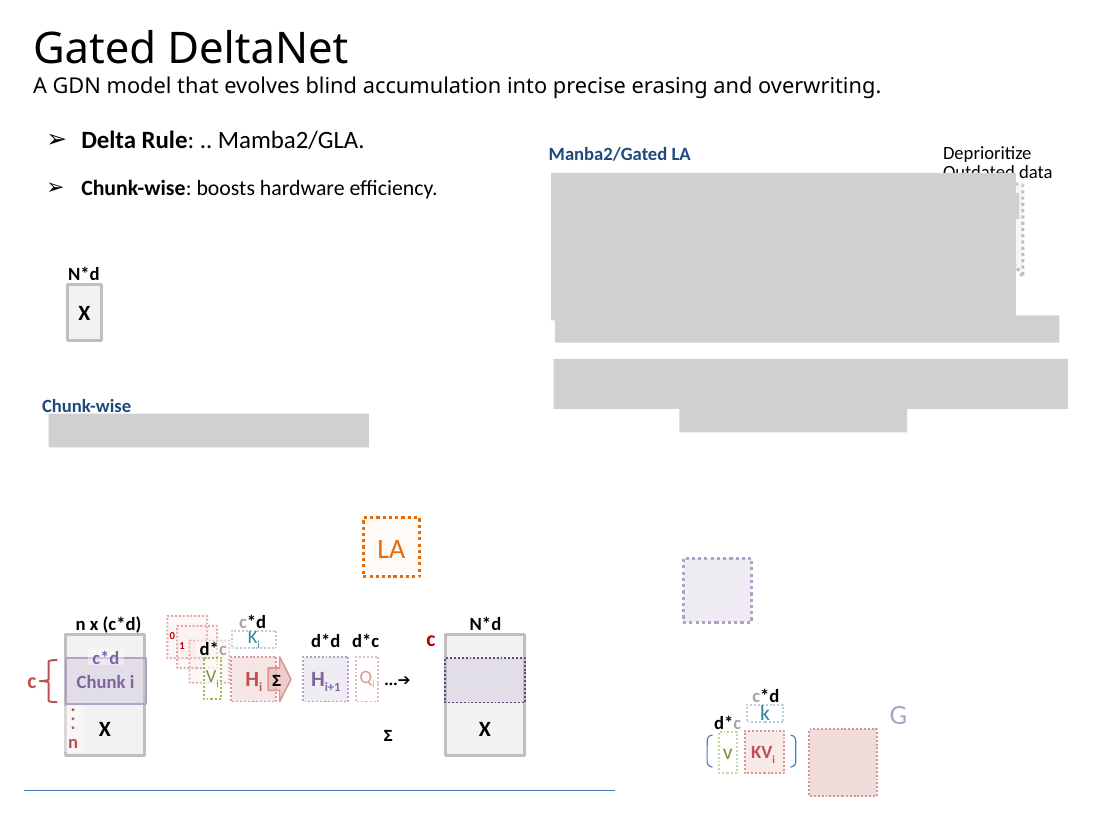
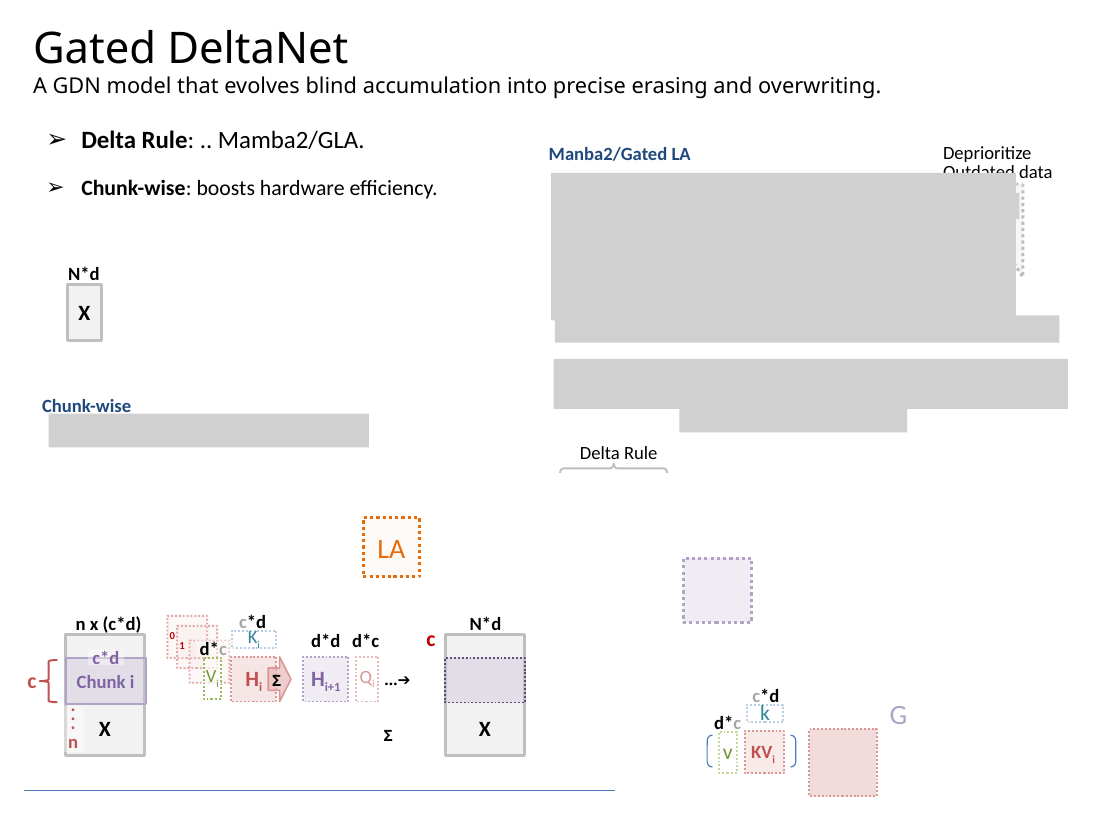
Before and after one commit to navibator/crazy-ai, a slide deck: slide 5 of temp.pptx. Drawn at 1120x840 pixels with LibreOffice and Linux fonts; fonts in the diff are those of the drawing; grey boxes stand for pictures. Boxes give left, top, right and bottom in pixels: in the first picture for what was removed or moved away, otherwise in the second. Text is boxed around its words. In the diff, an @@ line names an element or a change of style, - is before the commit and + after.

```diff
--- a/temp.pptx
+++ b/temp.pptx
@@ rectangle added at (x1=579, y1=445, x2=657, y2=464), fill #FFFFFF at 20% opacity, 12 pt, text #000000 @@
+Delta Rule
@@ left brace added at (x1=560, y1=464, x2=668, y2=473), outline #BFBFBF 1.25 pt @@
```
Also in this commit, not shown: 4 other slides changed.
